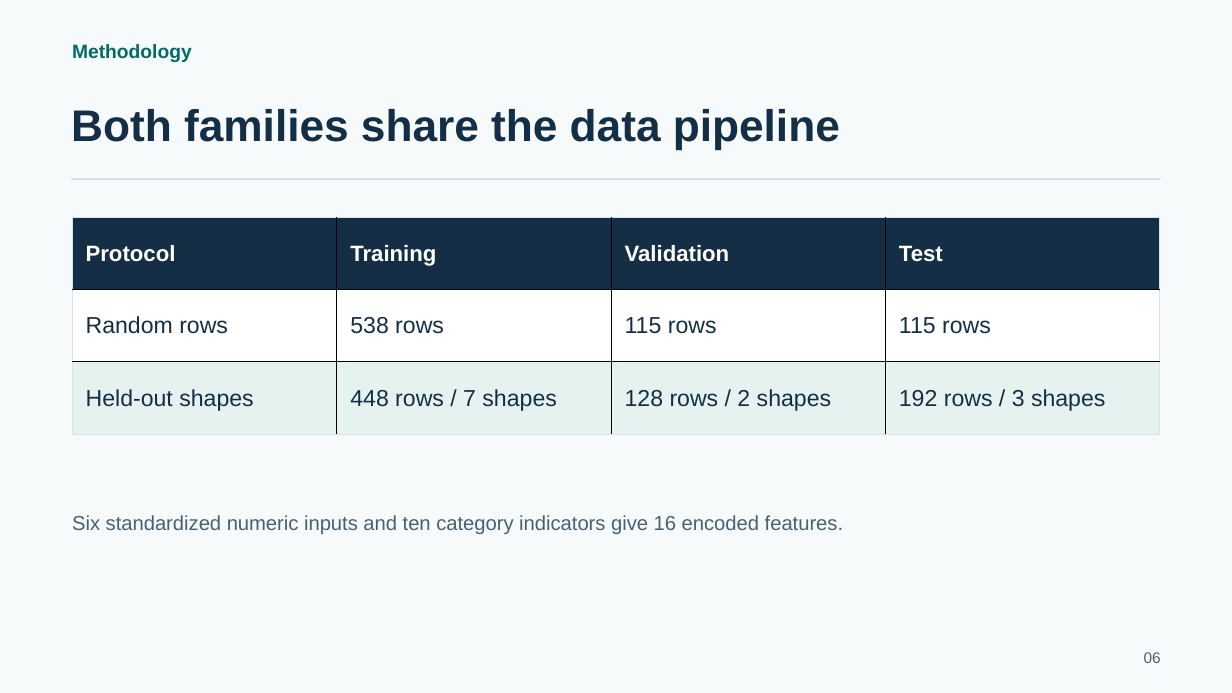
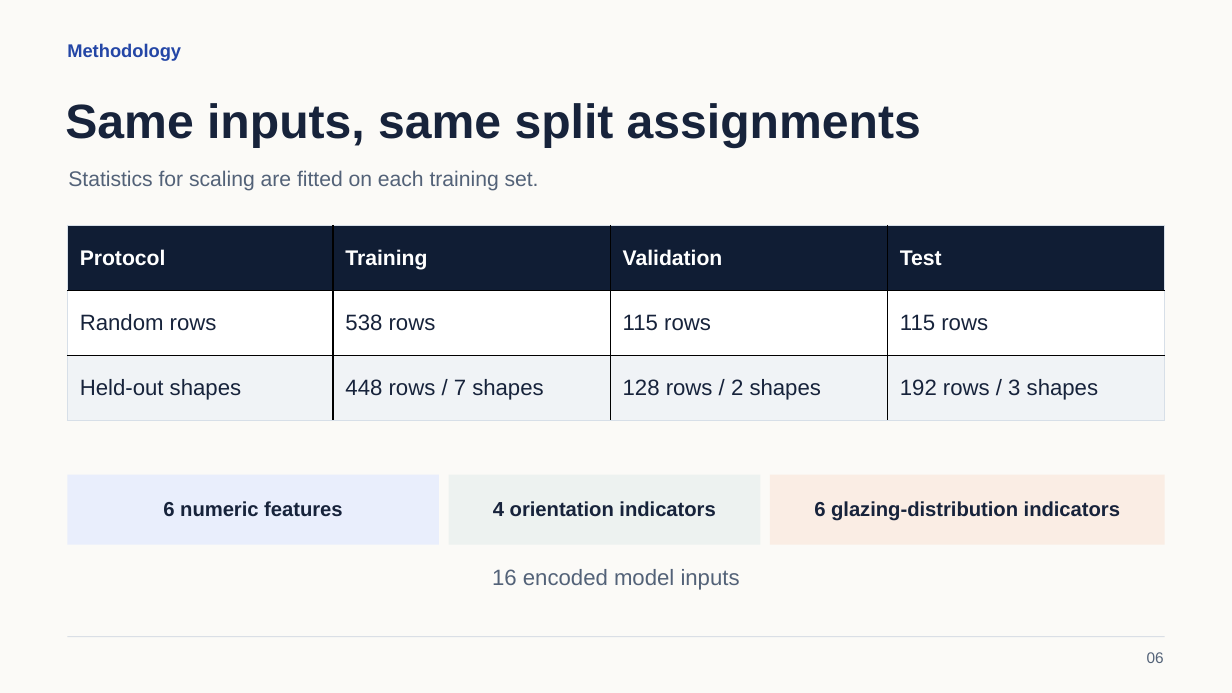
Before and after one commit to wei470/8610-Project, a slide deck: slide 6 of Presentation.pptx. Drawn at 1232x693 pixels with LibreOffice and Linux fonts; fonts in the diff are those of the drawing. Boxes give left, top, right and bottom in pixels: in the first picture for what was removed or moved away, otherwise in the second. Text is boxed around its words. In the diff, an @@ line names an element or a change of style, - is before the commit and + after.

```diff
--- a/Presentation.pptx
+++ b/Presentation.pptx
@@ background #F7FAFB to #FBFAF7 @@
@@ text "Methodology" at <box>67,43,181,61</box>: size 15 to 14.2 pt, text colour #006B68 to #2446A6 @@
@@ text at <box>65,103,921,148</box>: text changed; size 34.5 to 37.5 pt; text colour #142F45 to #17233B @@
-Both families share the data pipeline
+Same inputs, same split assignments
@@ text at <box>68,170,539,191</box>: text added @@
+Statistics for scaling are fitted on each training set.
@@ text "Statistics for scaling are fitted ...": place and size @@
-text "Statistics for scaling are fitted ..." at <box>71,178,1161,180</box>
+text "Statistics for scaling are fitted ..." at <box>68,170,539,191</box>
@@ text "Statistics for scaling are fitted ..." at <box>68,170,539,191</box>: fill #D7E3E9 to none @@
@@ table at <box>67,226,1165,421</box> @@
@@ fill #142F45 to #101D34 in row 1 @@
@@ fill #E6F2F0 to #F0F3F6 in row 3 @@
@@ size 17.2 to 16.5 pt in "Protocol", "Training", "Validation", "Test" @@
@@ size 18 to 17.2 pt, text colour #142F45 to #17233B in "Random rows", "538 rows", "115 rows", "115 rows" and 4 more places @@
@@ borders changed @@
@@ table: place and size @@
-table at <box>72,217,1160,433</box>
+table at <box>67,226,1165,421</box>
@@ rectangle added at <box>67,475,439,545</box>, fill #E9EEFC @@
@@ rectangle added at <box>448,475,761,545</box>, fill #EDF2F0 @@
@@ rectangle added at <box>770,475,1165,545</box>, fill #FAEDE4 @@
@@ text added at <box>163,501,343,516</box>, 15.8 pt, text #17233B, bold @@
+6 numeric features
@@ text added at <box>493,501,715,516</box>, 15.8 pt, text #17233B, bold @@
+4 orientation indicators
@@ text added at <box>814,501,1120,521</box>, 15.8 pt, text #17233B, bold @@
+6 glazing-distribution indicators
@@ text removed at <box>72,515,843,534</box> @@
-Six standardized numeric inputs and ten category indicators give 16 encoded features.
@@ text added at <box>492,569,740,590</box>, 17.2 pt, text #536278 @@
+16 encoded model inputs
@@ rectangle added at <box>67,637,1165,638</box>, fill #DADFE6 @@
@@ text "06" at <box>1147,652,1164,663</box>: text colour #476173 to #536278 @@
```
Also in this commit, not shown: 9 other slides changed, 5 slides added, 5 slides removed.
